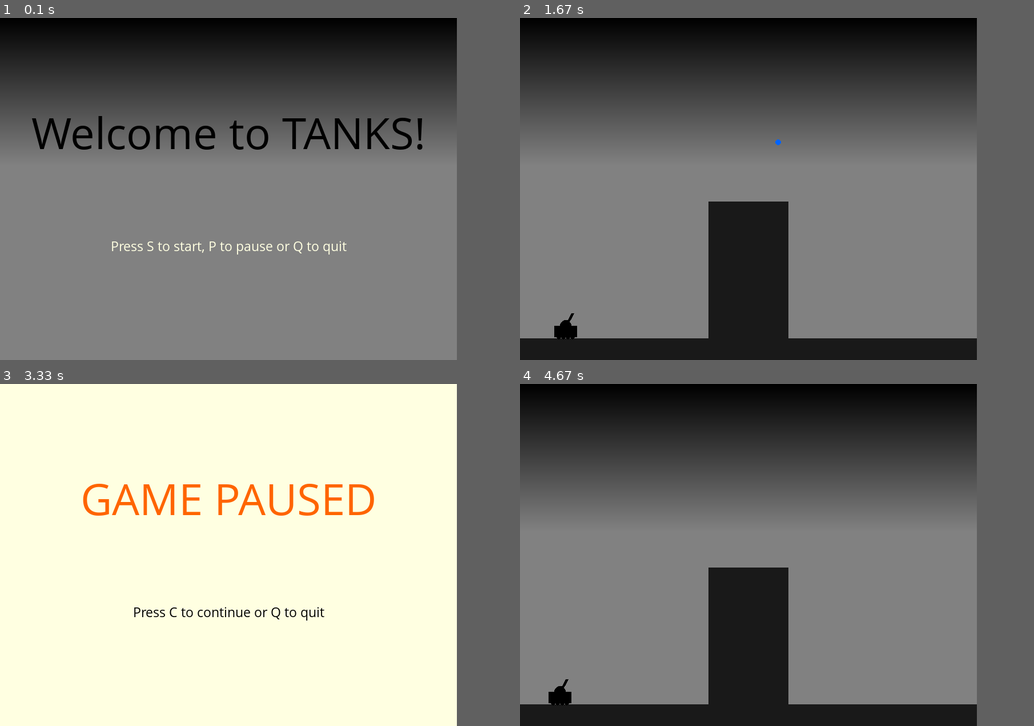
Above: before the commit, frames 1-4 (two rows, left to right).
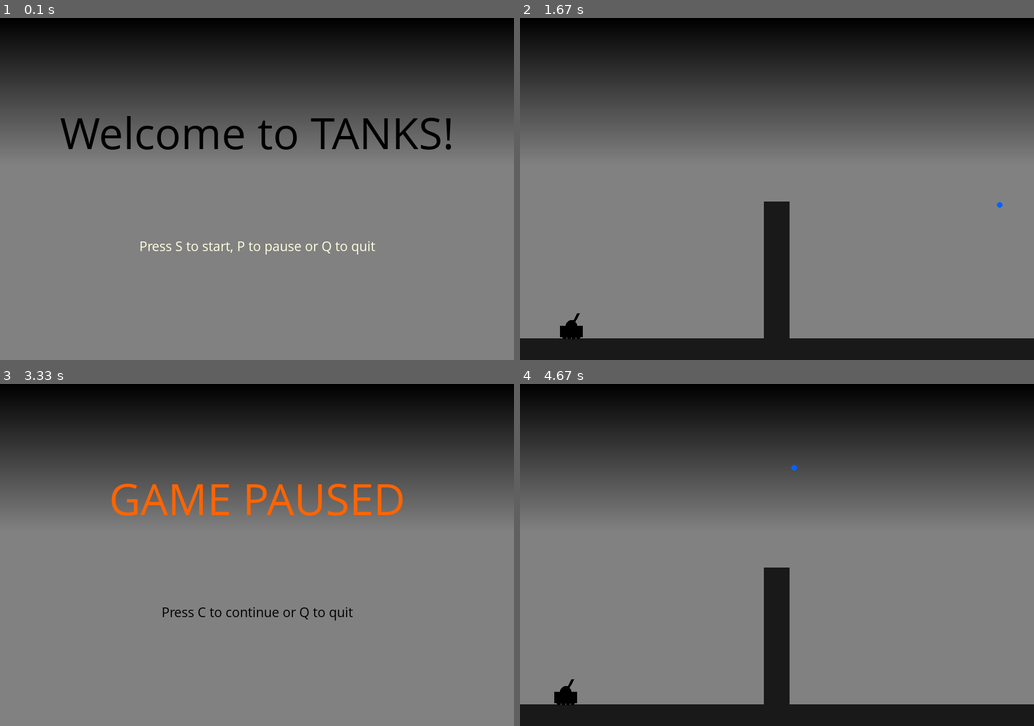
Above: after the commit, the same moments.

Repository: Zappp/PJPII
Game: pygame game, started from Game.py
Same seed, same stepped clock (60 frames per second), same inputs: the game is played once before the commit and once after it.
Inputs:
- Up to frame 1 (0.1 s): no input
- Up to frame 2 (1.67 s): tap S at 0.33 s; tap Space at 0.67, 1.57 s
- Up to frame 3 (3.33 s): tap Space at 1.87, 2.07, 2.37, 2.57, 2.87 s; tap P at 3.07 s
- Up to frame 4 (4.67 s): tap C at 3.73 s; hold Left 4.07-4.47 s; tap Space at 4.13, 4.43, 4.57 s; hold Up from 4.5 s (still down)
The window is 800x600 before the commit and 900x600 after it. Grey fills any space a smaller window leaves; there, only what the larger window draws over its background counts as a difference.

The runs differ from the first frame. In frame 1, 7.5% of the frame differs, in the area x 6-100%, y 0-70%; in frame 2, 9.2%; in frame 3, 92%, in the area x 0-100%, y 0-100%; in frame 4, 9.2%.

Commit message:
improved fire shot performance

Diff:
--- a/Game.py
+++ b/Game.py
@@ -7,10 +7,11 @@
 clock = pygame.time.Clock()
 
 # display
-display_width = 800
+display_width = 900
 display_height = 600
 gameDisplay = pygame.display.set_mode((display_width, display_height))
 pygame.display.set_caption('TANKS')
+theme = pygame.image.load('image.jpg')
 
 # colours
 white = (255, 255, 225)
@@ -33,7 +34,7 @@
 turret_width = 4
 
 # obstacles
-wall_thickness = 140
+wall_thickness = display_width * 0.05
 wall_hight = display_height * 0.4
 
 
@@ -54,18 +55,11 @@
     gameDisplay.blit(textSurf, textRect)
 
 
-def fading_display():
-    dy = int((display_height)/255)
-    for i in range(130):
-        colour = (i, i, i)
-        pygame.draw.rect(gameDisplay, colour, (0, int((i*dy)), display_width, display_height - i*dy))
-
-
 def pause():
     gamePaused = True
 
     while gamePaused:
-        gameDisplay.fill(white)
+        gameDisplay.blit(theme, (0, 0))
         message_to_screen("GAME PAUSED", orange, -100, "large")
         message_to_screen("Press C to continue or Q to quit", black, 100, "small")
         pygame.display.update()
@@ -119,10 +113,10 @@
     t = 0
 
     alfa = (beta / 180) * math.pi
-    V = 40
+    V = 100
     Vx = V * math.cos(alfa)
     Vy = V * math.sin(alfa)
-    a = 2
+    a = 10
 
     fireShot = True
 
@@ -140,7 +134,7 @@
                     pygame.quit()
                     quit()
 
-        t += (1 / 1.5)
+        t += (1 / 4)
         x2 = int(x1 + Vx * t)
         y2 = int(y1 - Vy * t + ((a * (t ** 2)) / 2))
 
@@ -151,12 +145,12 @@
             fireShot = False
 
         pygame.draw.circle(gameDisplay, blue, (x2, y2), 5)
-        pygame.display.update()
-        gameDisplay.fill(black)
-        fading_display()
         obstacles(y)
         tank(x, y)
         turret_position(x, y, beta)
+        pygame.display.update()
+        gameDisplay.blit(theme, (0, 0))
+        clock.tick(60)
 
 
 
@@ -169,8 +163,7 @@
 
 
 def game_intro():
-    gameDisplay.fill(black)
-    fading_display()
+    gameDisplay.blit(theme, (0, 0))
     message_to_screen("Welcome to TANKS!", black, -100, 'large')
     message_to_screen("Press S to start, P to pause or Q to quit", white, 100)
     pygame.display.update()
@@ -238,8 +231,7 @@
                 if event.key == pygame.K_UP or event.key == pygame.K_DOWN:
                     currTurrPos = 0
 
-        gameDisplay.fill(black)
-        fading_display()
+        gameDisplay.blit(theme, (0, 0))
         obstacles(tank_y)
         tank_x += tank_move
         TurrPos += currTurrPos
Binary file added: image.jpg
